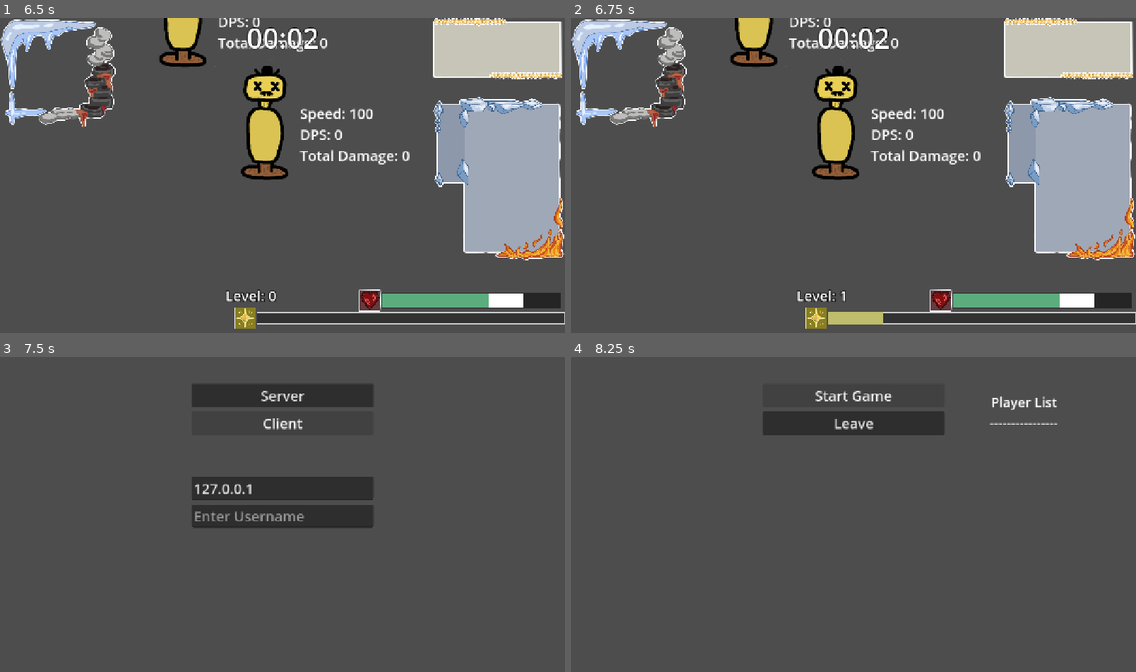
Above: before the commit, frames 1-4 (two rows, left to right).
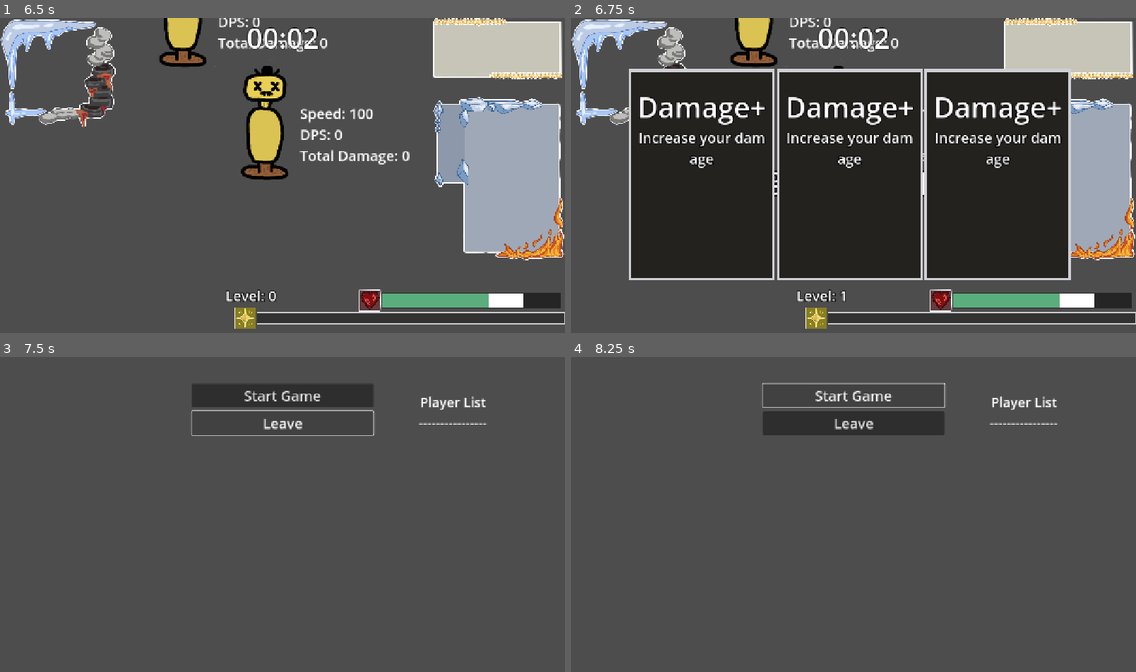
Above: after the commit, the same moments.

Repository: YummyBerry1108/P.A.L
Game: Godot game, scene res://scenes/menu.tscn
The game is run twice, just before and just after one commit, with the same random seed, the same clock (stepped at 60 frames per second) and the same inputs.
Inputs (mouse positions are in pixels of both pictures, inside the frame that each line leads up to):
- Up to frame 1 (6.5 s): click (282, 175) at 0.52 s; type "Alex" at 0.6 s; click "Client" at 1.25 s; click "Start Game" at 2 s; tap Enter at 2.75, 5 s; move the mouse to (406, 159) at 2.77 s; hold D (right) 2.78-3.53 s; hold R (force_game_over) 2.78-3.53 s; tap Space (shoot) at 3.5 s; move the mouse to (169, 191) at 3.52 s; hold S (down) 3.53-4.25 s; tap E (get_exp) at 3.6 s; click "Start Game" at 4.25 s; move the mouse to (339, 106) at 5.02 s; hold D (right) 5.03-5.78 s; hold Space (shoot) 5.03-5.78 s; move the mouse to (254, 238) at 5.77 s; hold W (up) from 5.78 s (still down); tap R (force_game_over) at 5.85 s
- Up to frame 2 (6.75 s): move the mouse to (1023, 222) at 6.52 s; release W (up) at 6.53 s; hold A (left) from 6.53 s (still down); hold E (get_exp) from 6.53 s (still down)
- Up to frame 3 (7.5 s): tap Escape (pause) at 7.15 s; release A (left) at 7.25 s; release E (get_exp) at 7.25 s; click (282, 423) at 7.25 s, where only the run before the commit has a clickable "Leave"
- Up to frame 4 (8.25 s): click (853, 394) at 8 s, where only the run before the commit has a clickable "Server"

Frame 1 is identical in both runs. In frame 2, 52% of the frame differs, in the area x 10-89%, y 16-98%; in frame 3, 5.4%; in frame 4, 0.2%.

Commit message:
add stat upgrade UI, it can be trigger correctly, but don't havbe effect now

Diff:
--- a/scenes/skills/stick.tscn
+++ b/scenes/skills/stick.tscn
@@ -9,6 +9,21 @@
 
 [sub_resource type="RectangleShape2D" id="RectangleShape2D_tet5g"]
 size = Vector2(20, 207)
+
+[sub_resource type="Animation" id="Animation_evi0d"]
+length = 0.001
+tracks/0/type = "value"
+tracks/0/imported = false
+tracks/0/enabled = true
+tracks/0/path = NodePath("RotCenter:rotation")
+tracks/0/interp = 1
+tracks/0/loop_wrap = true
+tracks/0/keys = {
+"times": PackedFloat32Array(0),
+"transitions": PackedFloat32Array(1),
+"update": 0,
+"values": [0.0]
+}
 
 [sub_resource type="Animation" id="Animation_tet5g"]
 resource_name = "attack"
@@ -24,21 +39,6 @@
 "transitions": PackedFloat32Array(1, 1),
 "update": 0,
 "values": [0.0, 2.0944]
-}
-
-[sub_resource type="Animation" id="Animation_evi0d"]
-length = 0.001
-tracks/0/type = "value"
-tracks/0/imported = false
-tracks/0/enabled = true
-tracks/0/path = NodePath("RotCenter:rotation")
-tracks/0/interp = 1
-tracks/0/loop_wrap = true
-tracks/0/keys = {
-"times": PackedFloat32Array(0),
-"transitions": PackedFloat32Array(1),
-"update": 0,
-"values": [0.0]
 }
 
 [sub_resource type="AnimationLibrary" id="AnimationLibrary_evi0d"]
--- /dev/null
+++ b/scenes/ui/stat_upgrade.tscn
@@ -0,0 +1,75 @@
+[gd_scene load_steps=6 format=3 uid="uid://cv610u5482jt6"]
+
+[ext_resource type="Script" uid="uid://bliku4njuvr7f" path="res://scripts/ui/stat_upgrade_button.gd" id="1_uujw7"]
+
+[sub_resource type="StyleBoxFlat" id="StyleBoxFlat_5wctt"]
+bg_color = Color(0.219658, 0.207127, 0.187937, 1)
+border_width_left = 6
+border_width_top = 6
+border_width_right = 6
+border_width_bottom = 6
+border_color = Color(0.81069, 0.811635, 0.831269, 1)
+
+[sub_resource type="StyleBoxFlat" id="StyleBoxFlat_uujw7"]
+bg_color = Color(0.14111, 0.13205, 0.118174, 1)
+border_width_left = 6
+border_width_top = 6
+border_width_right = 6
+border_width_bottom = 6
+border_color = Color(0.81069, 0.811635, 0.831269, 1)
+
+[sub_resource type="LabelSettings" id="LabelSettings_1n7eo"]
+font_size = 64
+outline_size = 8
+outline_color = Color(0, 0, 0, 1)
+
+[sub_resource type="LabelSettings" id="LabelSettings_1jwdo"]
+font_size = 32
+outline_size = 8
+outline_color = Color(0, 0, 0, 1)
+
+[node name="StatUpgrade" type="Button" node_paths=PackedStringArray("title_label", "desc_label")]
+anchors_preset = -1
+anchor_top = -0.00277778
+anchor_right = 0.335156
+anchor_bottom = 0.752778
+grow_horizontal = 2
+grow_vertical = 2
+size_flags_horizontal = 3
+theme_override_styles/hover = SubResource("StyleBoxFlat_5wctt")
+theme_override_styles/normal = SubResource("StyleBoxFlat_uujw7")
+script = ExtResource("1_uujw7")
+title_label = NodePath("MarginContainer/VBoxContainer/TitleLabel")
+desc_label = NodePath("MarginContainer/VBoxContainer/DescLabel")
+metadata/_edit_use_anchors_ = true
+
+[node name="MarginContainer" type="MarginContainer" parent="."]
+layout_mode = 1
+anchors_preset = 8
+anchor_left = 0.5
+anchor_top = 0.5
+anchor_right = 0.5
+anchor_bottom = 0.5
+offset_left = -151.5
+offset_top = -199.0
+offset_right = 152.5
+offset_bottom = 206.0
+grow_horizontal = 2
+grow_vertical = 2
+theme_override_constants/margin_top = 0
+
+[node name="VBoxContainer" type="VBoxContainer" parent="MarginContainer"]
+layout_mode = 2
+
+[node name="TitleLabel" type="Label" parent="MarginContainer/VBoxContainer"]
+layout_mode = 2
+text = "Title"
+label_settings = SubResource("LabelSettings_1n7eo")
+horizontal_alignment = 1
+
+[node name="DescLabel" type="Label" parent="MarginContainer/VBoxContainer"]
+layout_mode = 2
+text = "Description"
+label_settings = SubResource("LabelSettings_1jwdo")
+horizontal_alignment = 1
+autowrap_mode = 1
--- a/scenes/ui/ui.tscn
+++ b/scenes/ui/ui.tscn
@@ -10,6 +10,9 @@
 [ext_resource type="Texture2D" uid="uid://doybf1yetn0ky" path="res://imgs/ui/player_info_background.png" id="5_jcn1r"]
 [ext_resource type="Texture2D" uid="uid://dp2skaqw4riuv" path="res://imgs/ui/side_background.png" id="6_uegxj"]
 [ext_resource type="Texture2D" uid="uid://b1eskkahnho3u" path="res://imgs/ui/health_icon.png" id="9_y220t"]
+[ext_resource type="Script" uid="uid://bg40okqql5s42" path="res://scripts/ui/stat_upgrade_container.gd" id="10_4kltc"]
+[ext_resource type="PackedScene" uid="uid://cv610u5482jt6" path="res://scenes/ui/stat_upgrade.tscn" id="11_hl07w"]
+[ext_resource type="Script" uid="uid://fmua36g13d4h" path="res://scripts/etc/stat_upgrade_data.gd" id="13_swkix"]
 
 [sub_resource type="LabelSettings" id="LabelSettings_sugp2"]
 font_size = 32
@@ -71,7 +74,7 @@
 properties/3/spawn = false
 properties/3/replication_mode = 2
 
-[node name="UI" type="Control" node_paths=PackedStringArray("exp_bar", "exp_label", "health_bar", "time_label", "spectate_label")]
+[node name="UI" type="Control" node_paths=PackedStringArray("exp_bar", "exp_label", "health_bar", "time_label", "pause_label", "spectate_label", "stat_upgrade_container")]
 layout_mode = 3
 anchors_preset = 15
 anchor_right = 1.0
@@ -85,7 +88,9 @@
 exp_label = NodePath("BottomVBoxContainer/ExpBoxContainer/ExpLabelHBoxContainer/ExpLabel")
 health_bar = NodePath("BottomVBoxContainer2/HBoxContainer/HealthBar")
 time_label = NodePath("TimeLabel")
+pause_label = NodePath("PauseLabel")
 spectate_label = NodePath("BottomVBoxContainer/SpectateLabel")
+stat_upgrade_container = NodePath("StatUpgradeHBoxContainer")
 
 [node name="BottomVBoxContainer" type="VBoxContainer" parent="."]
 layout_mode = 1
@@ -282,8 +287,42 @@
 label_settings = SubResource("LabelSettings_tefeu")
 script = ExtResource("4_7vp6q")
 
+[node name="StatUpgradeHBoxContainer" type="HBoxContainer" parent="." node_paths=PackedStringArray("stat_upgrades")]
+process_mode = 3
+layout_mode = 2
+offset_left = 130.0
+offset_top = 116.0
+offset_right = 1132.0
+offset_bottom = 595.0
+script = ExtResource("10_4kltc")
+upgrade_card_scene = ExtResource("11_hl07w")
+stat_upgrades = NodePath("../StatUpgrades")
+
+[node name="StatUpgrades" type="Node" parent="."]
+
+[node name="hp_up" type="Node" parent="StatUpgrades"]
+script = ExtResource("13_swkix")
+upgrade_id = "hp_up"
+title = "HP+"
+description = "Add 10 HP"
+metadata/_custom_type_script = "uid://fmua36g13d4h"
+
+[node name="speed_up" type="Node" parent="StatUpgrades"]
+script = ExtResource("13_swkix")
+upgrade_id = "speed_up"
+title = "Speed+"
+description = "Increase your move speed"
+metadata/_custom_type_script = "uid://fmua36g13d4h"
+
+[node name="damage_up" type="Node" parent="StatUpgrades"]
+script = ExtResource("13_swkix")
+upgrade_id = "damage_up"
+title = "Damage+"
+description = "Increase your damage"
+metadata/_custom_type_script = "uid://fmua36g13d4h"
+
 [node name="MultiplayerSynchronizer" type="MultiplayerSynchronizer" parent="."]
 root_path = NodePath("../TimeLabel")
 replication_config = SubResource("SceneReplicationConfig_tefeu")
 
-[connection signal="_on_level_up" from="BottomVBoxContainer/ExpBoxContainer/HBoxContainer/ExpBar" to="BottomVBoxContainer/ExpBoxContainer/ExpLabelHBoxContainer/ExpLabel" method="_level_up"]
+[connection signal="_on_little_level_up" from="BottomVBoxContainer/ExpBoxContainer/HBoxContainer/ExpBar" to="BottomVBoxContainer/ExpBoxContainer/ExpLabelHBoxContainer/ExpLabel" method="_level_up"]
--- /dev/null
+++ b/scripts/etc/stat_upgrade_data.gd
@@ -0,0 +1,6 @@
+class_name StatUpgradeData extends Node
+
+@export_category("Basic")
+@export var upgrade_id: String = "NULL" # use to match actual upgrade effect
+@export var title: String = "NULL"
+@export var description: String = "NULL"
--- a/scripts/game_manager.gd
+++ b/scripts/game_manager.gd
@@ -3,6 +3,9 @@
 # Autoload named GameManager
 
 signal pause_state_changed(is_paused: bool)
+
+var total_player: int = 0
+var players_upgraded: int = 0
 
 @rpc("any_peer", "call_local", "reliable")
 func request_toggle_pause():
--- a/scripts/ui/exp_bar.gd
+++ b/scripts/ui/exp_bar.gd
@@ -1,6 +1,6 @@
 extends ProgressBar
 
-signal _on_level_up()
+signal _on_little_level_up()
 
 func add_experience(exp_value: int) -> void:
 	if not multiplayer.is_server():
@@ -18,6 +18,6 @@
 			_level_up()
 
 func _level_up() -> void:
-	_on_level_up.emit()
+	_on_little_level_up.emit()
 	max_value = int(max_value * 1.1)
 	value = 0
--- a/scripts/ui/pause_label.gd
+++ b/scripts/ui/pause_label.gd
@@ -6,9 +6,14 @@
 	hide()
 	GameManager.pause_state_changed.connect(_on_pause_state_changed)
 
-func _on_pause_state_changed(is_paused: bool):
+func _on_pause_state_changed(is_paused: bool) -> void:
 	visible = is_paused
 
-func _unhandled_input(event):
-	if event.is_action_pressed("pause") and multiplayer.is_server():
-		GameManager.request_toggle_pause.rpc_id(1)
+func _on_level_up() -> void:
+	text = "Waiting for other player..."
+
+func _unhandled_input(event) -> void:
+	if event.is_action_pressed("pause"):
+		text = "Game Pause!"
+		if multiplayer.is_server():
+			GameManager.request_toggle_pause.rpc_id(1)
--- /dev/null
+++ b/scripts/ui/stat_upgrade_button.gd
@@ -0,0 +1,19 @@
+extends Button
+
+signal upgrade_selected(upgrade_id: String)
+
+@export var title_label: Label
+@export var desc_label: Label
+
+var current_upgrade_id: String
+
+func _ready() -> void:
+	pressed.connect(_on_button_pressed)
+
+func setup(id: String, title: String, desc: String) -> void:
+	current_upgrade_id = id
+	title_label.text = title
+	desc_label.text = desc
+
+func _on_button_pressed() -> void:
+	upgrade_selected.emit(current_upgrade_id)
--- /dev/null
+++ b/scripts/ui/stat_upgrade_container.gd
@@ -0,0 +1,31 @@
+extends HBoxContainer
+
+@export var upgrade_card_scene: PackedScene
+@export var stat_upgrades: Node
+# Only add stat_upgrade button as its child
+
+## toggle on little level up (1 level)
+func show_upgrades():
+
+	GameManager.request_toggle_pause.rpc_id(1)
+
+	for child in get_children():
+		child.queue_free()
+	show()
+
+	for i in range(3):
+		var card = upgrade_card_scene.instantiate()
+		add_child(card)
+		var choose_stat: StatUpgradeData = stat_upgrades.get_children().pick_random()
+		card.setup(choose_stat.upgrade_id, choose_stat.title, choose_stat.description)
+
+		card.upgrade_selected.connect(_on_card_selected)
+
+func _on_card_selected(upgrade_id: String):
+	print("玩家選擇了: ", upgrade_id)
+
+	hide()
+	for child in get_children():
+		child.queue_free()
+
+	GameManager.request_toggle_pause.rpc_id(1)
--- a/scripts/ui/ui.gd
+++ b/scripts/ui/ui.gd
@@ -4,4 +4,10 @@
 @export var exp_label: Label
 @export var health_bar: ProgressBar
 @export var time_label: Label
+@export var pause_label: Label
 @export var spectate_label: Label
+@export var stat_upgrade_container: HBoxContainer
+
+func _ready() -> void:
+	exp_bar._on_little_level_up.connect(stat_upgrade_container.show_upgrades)
+	exp_bar._on_little_level_up.connect(pause_label._on_level_up)
Not shown: 1 places in scenes/ui/ui.tscn that only renumber resources
Not shown, added: scripts/etc/stat_upgrade_data.gd.uid
Not shown, added: scripts/ui/stat_upgrade_button.gd.uid
Not shown, added: scripts/ui/stat_upgrade_container.gd.uid
